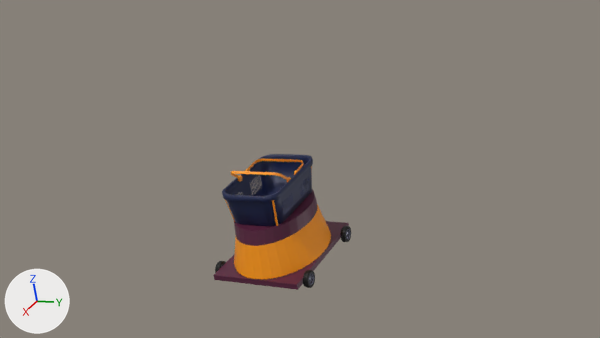
A saved change to the Blender file BasketBotModel.blend.
One viewpoint serves both versions: the file's camera 'Camera'. Every picture has the same lights, and +X, +Y and +Z are marked at lower left.

In view in the first picture: 'Basket', 'Body', 'ScreenBody', 'WheelBase', 'Wheel_Front_Right', 'Wheel_Rear_Left', 'Wheel_Rear_Right'.
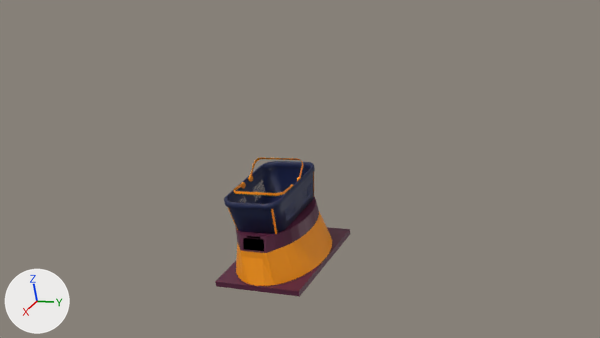
Where the change shows, as pixel boxes (x1, y1, x2, y2) in the pictures (600 x 338 px):
'Basket', moved, turned
    before: (222, 154, 313, 226)
    after: (224, 157, 315, 234)
'Body', moved, turned
    before: (234, 204, 331, 279)
    after: (236, 212, 332, 286)
'WheelBase', moved, turned
    before: (214, 221, 349, 290)
    after: (215, 227, 351, 297)
'ScreenBody', moved, turned
    before: (234, 189, 318, 246)
    after: (236, 197, 319, 253)
'Wheel_Rear_Right', hidden
    before: (303, 270, 315, 288)
'Wheel_Front_Right', hidden
    before: (340, 226, 351, 242)
'Wheel_Rear_Left', hidden
    before: (215, 261, 226, 273)

What the commit changed:
Object 'WheelBase' (ob_wheelbase) moves from (0.0, 0.0, 0.095) to (-0.001, 0.002, 0.027).
Object 'WheelBase' (ob_wheelbase) turns from (0, 0, 0) to (0, 0, 180) degrees about x, y and z.
Object 'Body' (ob_body) moves from (0.0, 0.0, 0.273) to (-0.001, 0.002, 0.205).
Object 'Body' (ob_body) turns from (0, 0, 0) to (0, 0, 180) degrees about x, y and z.
Object 'ScreenBody' (ob_screenbody) moves from (0.0, 0.0, 0.489) to (-0.001, 0.002, 0.421).
Object 'ScreenBody' (ob_screenbody) turns from (0, 0, 0) to (0, 0, 180) degrees about x, y and z.
Object 'Basket' (ob_basket) moves from (-0.003, -0.003, 0.557) to (0.003, 0.005, 0.49).
Object 'Basket' (ob_basket) turns from (90, 0, -132) to (90, 0, 48) degrees about x, y and z.
Object 'Wheel_Rear_Left' (ob_wheel_rear_left) moves from (0.384, -0.445, 0.077) to (-0.384, 0.448, 0.077).
Object 'Wheel_Rear_Left' (ob_wheel_rear_left) turns from (0, 0, 270) to (0, 0, 90) degrees about x, y and z.
Object 'Wheel_Rear_Left' (ob_wheel_rear_left) is now hidden.
Object 'Wheel_Rear_Right' (ob_wheel_rear_right) moves from (0.384, 0.445, 0.077) to (-0.384, -0.443, 0.077).
Object 'Wheel_Rear_Right' (ob_wheel_rear_right) turns from (0, 0, 90) to (0, 0, 270) degrees about x, y and z.
Object 'Wheel_Rear_Right' (ob_wheel_rear_right) is now hidden.
Object 'Wheel_Front_Right' (ob_wheel_front_right) moves from (-0.414, 0.445, 0.077) to (0.413, -0.443, 0.077).
Object 'Wheel_Front_Right' (ob_wheel_front_right) turns from (0, 0, 90) to (0, 0, 270) degrees about x, y and z.
Object 'Wheel_Front_Right' (ob_wheel_front_right) is now hidden.
